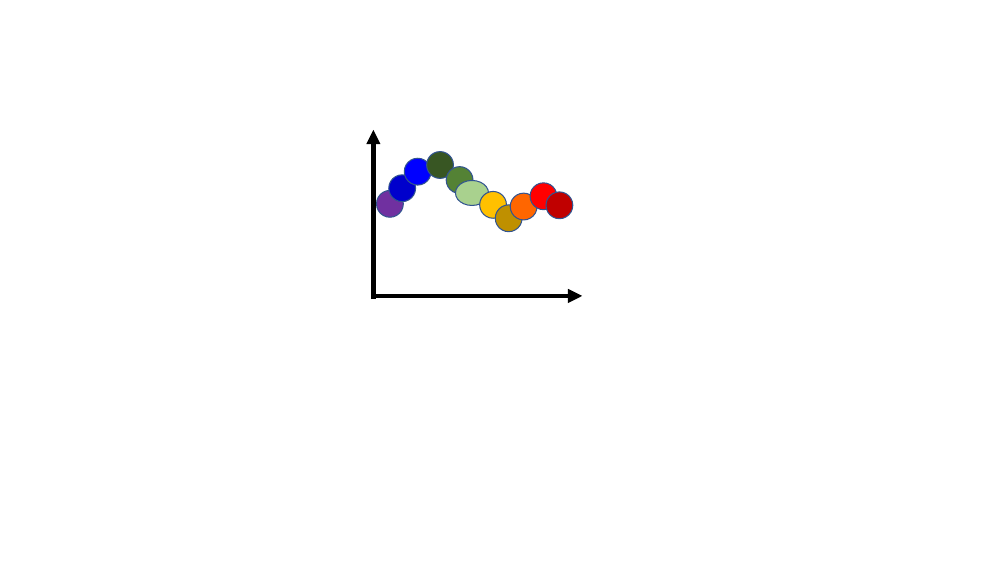
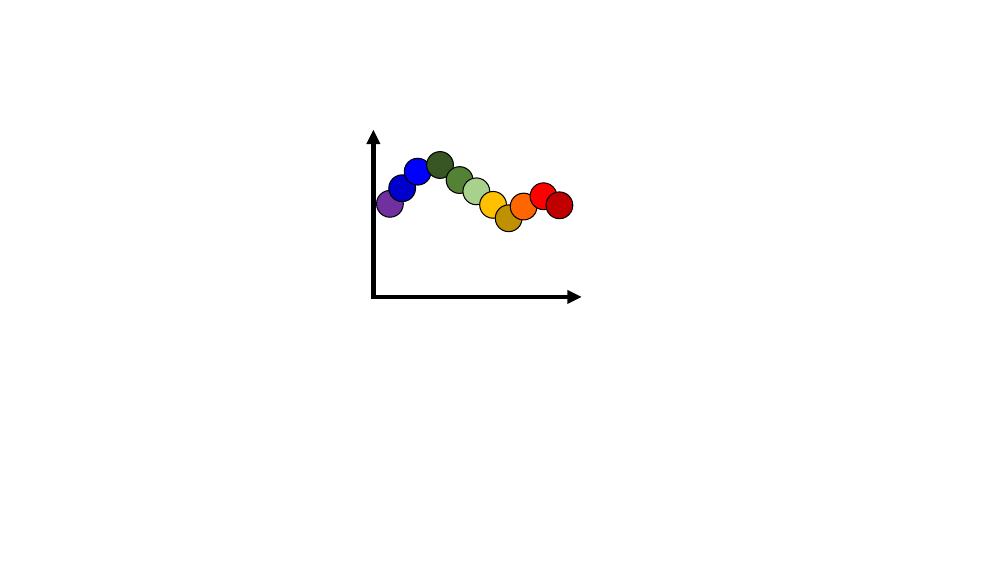
Before and after one commit to tillkaeufer/SEDpredictor, a slide deck: slide 1 of icon.pptx. Drawn at 1008x567 pixels with LibreOffice and Linux fonts; fonts in the diff are those of the drawing. Boxes give left, top, right and bottom in pixels: in the first picture for what was removed or moved away, otherwise in the second. Text is boxed around its words. In the diff, an @@ line names an element or a change of style, - is before the commit and + after.

```diff
--- a/icon.pptx
+++ b/icon.pptx
@@ outline #325491 1 pt to #000000 1 pt in 11 elements at <box>377,191,403,217</box>, <box>389,175,415,201</box>, <box>405,158,431,185</box>, <box>426,152,453,178</box>, <box>446,166,473,193</box>, <box>479,191,506,218</box>, <box>495,205,522,231</box>, <box>510,193,537,219</box>, <box>530,183,557,209</box>, <box>546,192,572,219</box>, <box>463,178,489,204</box> @@
@@ ellipse: place and size @@
-ellipse at <box>456,181,489,206</box>
+ellipse at <box>463,178,489,204</box>
```
Also in this commit, not shown: 27 other files.
